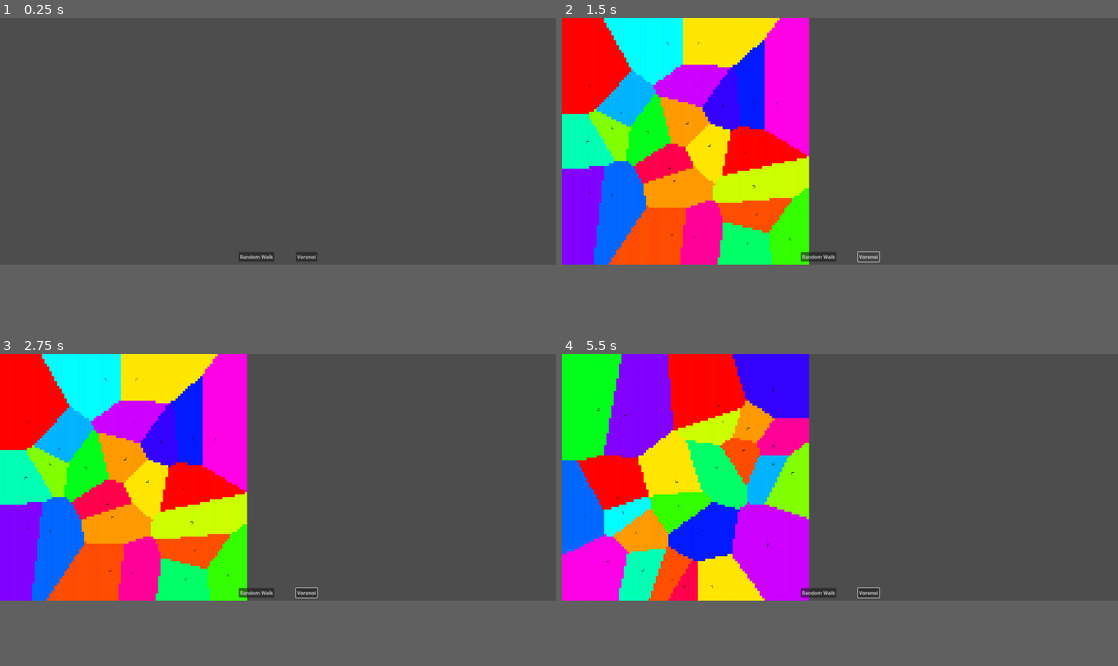
Above: before the commit, frames 1-4 (two rows, left to right).
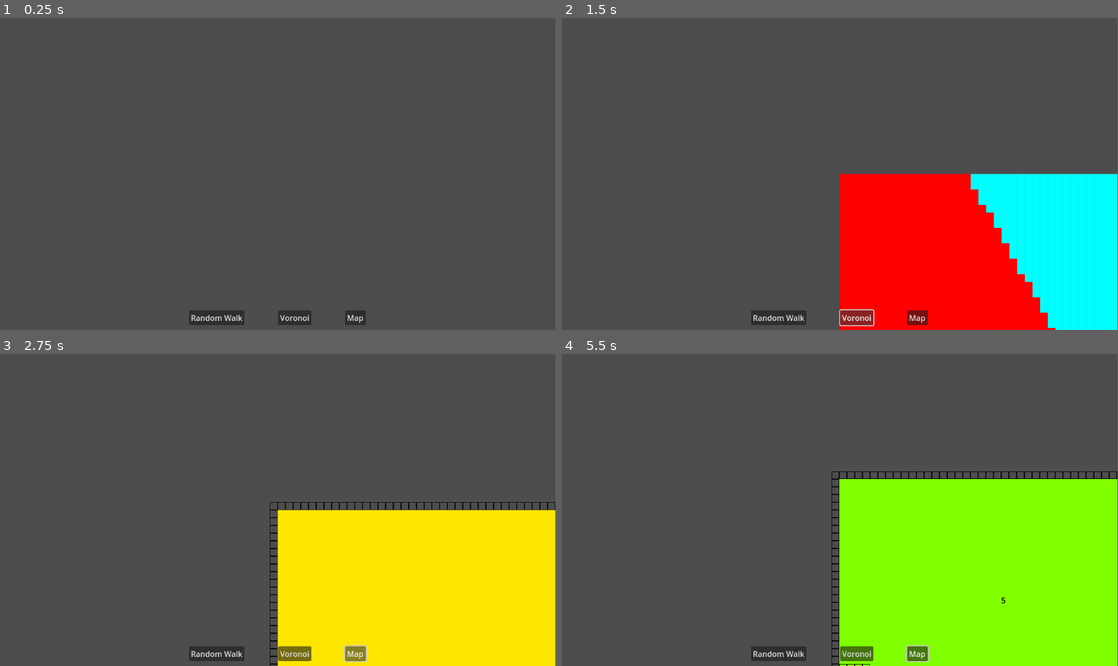
Above: after the commit, the same moments.

Repository: Diegodmbot/TFG-Procedural_Content_Generation_Godot
Game: Godot game, scene res://scenes/main.tscn
Same seed, same stepped clock (60 frames per second), same inputs: the game is played once before the commit and once after it. The engine's default icon, where the game draws it, is replaced by a stand-in: a white triangle on a blue panel in a dark square.
Inputs (mouse positions are in pixels of both pictures, inside the frame that each line leads up to):
- Up to frame 1 (0.25 s): no input
- Up to frame 2 (1.5 s): click "Random Walk" at 0.5 s; click "Voronoi" at 1.25 s
- Up to frame 3 (2.75 s): click (355, 591) at 2 s, where only the run after the commit has a clickable "Map"
- Up to frame 4 (5.5 s): tap Enter at 2.75, 4.25 s; move the mouse to (962, 466) at 2.77 s; hold Right (move_right) 2.78-3.5 s; tap O at 2.85, 4.35 s; click (962, 466) at 2.92 s; tap Space at 3.5, 5 s; drag from (728, 488) to (812, 525) at 3.52 s; move the mouse to (895, 422) at 4.27 s; hold Right (move_right) 4.28-5 s; click (895, 422) at 4.42 s; drag from (812, 525) to (673, 441) at 5.02 s
In our replay, the window is 800x355 before the commit and 799x449 after it. These sizes can differ from the game's own. Grey fills any space a smaller window leaves; there, only what the larger window draws over its background counts as a difference.

The runs differ from the first frame. In frame 1, 1.1% of the frame differs, in the area x 34-66%, y 75-99%; in frame 2, 61%; in frame 3, 61%; in frame 4, 66%, in the area x 0-100%, y 0-100%.

Commit message:
Arbol de habitaciones creado

Diff:
--- /dev/null
+++ b/DragCamera.gd
@@ -0,0 +1,26 @@
+extends Camera2D
+
+var is_dragging = false
+var starting_position
+var mouse_starting_position
+var ZOOM_ADDED = Vector2(0.3,0.3)
+
+func _ready():
+	set_process_input(true)
+
+func _input(event):
+
+	if event is InputEventMouseButton:
+		if event.is_pressed():
+			is_dragging = true
+			starting_position = position
+			mouse_starting_position = event.position
+			if event.button_index == MOUSE_BUTTON_WHEEL_UP:
+				zoom += ZOOM_ADDED
+			if event.button_index == MOUSE_BUTTON_WHEEL_DOWN:
+				var new_zoom = zoom - ZOOM_ADDED
+				zoom = new_zoom if new_zoom > Vector2.ZERO else Vector2(0.1, 0.1)
+		else:
+			is_dragging = false
+	elif event is InputEventMouseMotion and is_dragging:
+		position = starting_position - zoom * (event.position - mouse_starting_position)
--- a/project.godot
+++ b/project.godot
@@ -14,12 +14,6 @@
 run/main_scene="res://scenes/main.tscn"
 config/features=PackedStringArray("4.2", "Forward Plus")
 config/icon="res://assets/icon.svg"
-
-[display]
-
-window/size/viewport_width=1800
-window/size/viewport_height=800
-window/size/mode=2
 
 [editor]
 
--- a/resources/BasicTileSet.tres
+++ b/resources/BasicTileSet.tres
@@ -1,8 +1,9 @@
-[gd_resource type="TileSet" load_steps=7 format=3 uid="uid://doy775txj6olx"]
+[gd_resource type="TileSet" load_steps=9 format=3 uid="uid://doy775txj6olx"]
 
 [ext_resource type="Texture2D" uid="uid://dtjly41cvvg4p" path="res://assets/SimpleTiles.png" id="1_kblpw"]
 [ext_resource type="Texture2D" uid="uid://srwtpf1iduxs" path="res://assets/unnamed.png" id="2_15brt"]
 [ext_resource type="Texture2D" uid="uid://cquddmav7hgs1" path="res://assets/border.png" id="3_elf55"]
+[ext_resource type="Texture2D" uid="uid://c5ikxchpg6dqj" path="res://assets/Sprite-0001.png" id="4_mokec"]
 
 [sub_resource type="TileSetAtlasSource" id="TileSetAtlasSource_gh201"]
 texture = ExtResource("1_kblpw")
@@ -109,6 +110,12 @@
 0:0/0/physics_layer_0/linear_velocity = Vector2(0, 0)
 0:0/0/physics_layer_0/angular_velocity = 0.0
 
+[sub_resource type="TileSetAtlasSource" id="TileSetAtlasSource_qroai"]
+texture = ExtResource("4_mokec")
+0:0/0 = 0
+0:0/0/physics_layer_0/linear_velocity = Vector2(0, 0)
+0:0/0/physics_layer_0/angular_velocity = 0.0
+
 [resource]
 physics_layer_0/collision_layer = 1
 terrain_set_0/mode = 2
@@ -121,3 +128,4 @@
 sources/0 = SubResource("TileSetAtlasSource_gh201")
 sources/1 = SubResource("TileSetAtlasSource_oo134")
 sources/2 = SubResource("TileSetAtlasSource_pysth")
+sources/6 = SubResource("TileSetAtlasSource_qroai")
--- /dev/null
+++ b/scenes/drag_camera.tscn
@@ -0,0 +1,8 @@
+[gd_scene load_steps=2 format=3 uid="uid://blm53jygasxpi"]
+
+[ext_resource type="Script" path="res://DragCamera.gd" id="1_48xw1"]
+
+[node name="DragCamera" type="Camera2D"]
+drag_horizontal_enabled = true
+drag_vertical_enabled = true
+script = ExtResource("1_48xw1")
--- a/scenes/main.gd
+++ b/scenes/main.gd
@@ -3,6 +3,12 @@
 
 var random_walk_scene = preload("res://scenes/random_walker_room.tscn")
 var voronoi_diagram_scene = preload("res://scenes/voronoi_room.tscn")
+var map_scene = preload("res://scenes/map.tscn")
+
+func clear():
+	for node in $Rooms.get_children():
+		node.queue_free()
+
 
 func _on_button_pressed():
 	clear()
@@ -16,6 +22,7 @@
 	$Rooms.add_child(voronoi_instance)
 
 
-func clear():
-	for node in $Rooms.get_children():
-		node.queue_free()
+func _on_button_3_pressed():
+	clear()
+	var map_instance = map_scene.instantiate()
+	$Rooms.add_child(map_instance)
--- a/scenes/main.tscn
+++ b/scenes/main.tscn
@@ -1,6 +1,7 @@
-[gd_scene load_steps=2 format=3 uid="uid://dk7q1dn0buwnx"]
+[gd_scene load_steps=3 format=3 uid="uid://dk7q1dn0buwnx"]
 
 [ext_resource type="Script" path="res://scenes/main.gd" id="1_k032e"]
+[ext_resource type="PackedScene" uid="uid://blm53jygasxpi" path="res://scenes/drag_camera.tscn" id="2_3o0wd"]
 
 [node name="Main" type="Node2D"]
 script = ExtResource("1_k032e")
@@ -33,7 +34,17 @@
 size_flags_vertical = 8
 text = "Voronoi"
 
+[node name="Button3" type="Button" parent="UI/MarginContainer/HBoxContainer"]
+layout_mode = 2
+size_flags_horizontal = 4
+size_flags_vertical = 8
+text = "Map"
+
 [node name="Rooms" type="Node2D" parent="."]
+
+[node name="DragCamera" parent="." instance=ExtResource("2_3o0wd")]
 
 [connection signal="pressed" from="UI/MarginContainer/HBoxContainer/Button" to="." method="_on_button_pressed"]
 [connection signal="pressed" from="UI/MarginContainer/HBoxContainer/Button2" to="." method="_on_button_2_pressed"]
+[connection signal="pressed" from="UI/MarginContainer/HBoxContainer/Button3" to="." method="_on_button_2_pressed"]
+[connection signal="pressed" from="UI/MarginContainer/HBoxContainer/Button3" to="." method="_on_button_3_pressed"]
--- a/scenes/map.gd
+++ b/scenes/map.gd
@@ -2,36 +2,69 @@
 
 @onready var voronoi_diagram_component = $VoronoiDiagramComponent
 @onready var tile_map = $TileMap
+@onready var rooms = $Rooms
 
-var rooms : Array[Room]
+var room_scene = preload("res://scenes/room.tscn")
 var adjacent_rooms
 
 
 func _ready():
-	var map = voronoi_diagram_component.voronoi_diagram()
-	for room in map:
-		var new_room = Room.new(room["id"], room["coords"], room["citizens"])
-		rooms.append(new_room)
-	for room in rooms:
-		room.set_walls()
+	generate_rooms()
+	generate_walls()
+	find_adjacent_rooms()
+	set_doors()
 	draw_map()
 
 
-func find_mst():
-	for room in rooms:
-		pass
-		# mirar cada wall y buscar si en las posiciones anexas (NSEW)
-		# Si la posicion entra dentro de los bordes del mapa hay un muro de otra habitación
-		# guardar esas coordenadas y buscar a que habitación pertenece
+func generate_rooms():
+	var map = voronoi_diagram_component.voronoi_diagram()
+	for room in map:
+		var room_instance = room_scene.instantiate()
+		rooms.add_child(room_instance)
+		room_instance.set_room(room["id"], room["coords"], room["citizens"])
 
 
+func generate_walls():
+	for room in rooms.get_children():
+		room.set_area_borders()
+
+
+#refactor
+func find_adjacent_rooms():
+	for room in rooms.get_children():
+		for other_room in rooms.get_children():
+			if room != other_room:
+				if is_adjacent_room(room, other_room):
+					room.add_neighbor(other_room.id)
+
+
+func is_adjacent_room(room: Room, other_room: Room):
+	for wall in room.get_area_borders():
+		if is_adjacent_point(wall, other_room):
+			return true
+	return false
+
+
+func is_adjacent_point(point: Vector2, room: Room):
+	for wall in room.get_area_borders():
+		if point.distance_to(wall) <= 1:
+			return true
+	return false
+
+
+func create_path():
+	# eliminar algunos de los vecino de cada habitación
+	pass
+
+
+func set_doors():
+	pass
 
 
 func draw_map():
-	for room in rooms:
+	for room in rooms.get_children():
 		var tile_coords = Vector2(room.id,3)
 		for citizen in room.citizens:
 			tile_map.set_cell(0, citizen, 1, tile_coords)
-		for wall in room.get_walls():
+		for wall in room.get_area_borders():
 			tile_map.set_cell(1, wall, 2, Vector2(0,0))
-		tile_map.set_cell(1, room.coords, 2, Vector2(0,0))
--- a/scenes/map.tscn
+++ b/scenes/map.tscn
@@ -8,6 +8,7 @@
 script = ExtResource("1_f80va")
 
 [node name="VoronoiDiagramComponent" parent="." instance=ExtResource("2_2lup3")]
+points_limit = 10
 borders = Rect2(0, 0, 100, 100)
 
 [node name="TileMap" type="TileMap" parent="."]
@@ -17,7 +18,4 @@
 layer_1/name = "Mark"
 layer_1/tile_data = PackedInt32Array()
 
-[node name="Camera2D" type="Camera2D" parent="."]
-position = Vector2(-640, -256)
-anchor_mode = 0
-zoom = Vector2(0.7, 0.7)
+[node name="Rooms" type="Node2D" parent="."]
--- a/scenes/room.gd
+++ b/scenes/room.gd
@@ -1,30 +1,50 @@
 extends Node2D
 class_name Room
+
+@onready var label = %Label
 
 var id: int
 var coords: Vector2
 var citizens: Array
-var adjacent_rooms: Array[int]
-var walls = []
+var area_borders = []
+var neighbors = []
+var avaible_doors: Array[Dictionary] # {"id": int, "walls": Array[Vector2]}
 
 
-func _init(id: int, coords: Vector2, citizens: Array):
+func set_room(id: int, coords: Vector2, citizens: Array):
 	self.id = id
 	self.coords = coords
 	self.citizens = citizens
+	label.text = str(id)
+	label.position = coords * 16
 
 
-func set_walls():
+func add_neighbor(room: int):
+	neighbors.append(room)
+
+
+func set_area_borders():
 	for point in citizens:
 		for i in 8:
 			var rotation = (i+1)*PI/4
 			var wall = point + Vector2.RIGHT.rotated(rotation).round()
 			if not citizens.has(wall):
-				walls.append({"id": self.id, "coords" : wall})
+				area_borders.append({"id": self.id, "coords" : wall})
 
 
-func get_walls():
-	var walls_coords = []
-	for wall in walls:
-		walls_coords.append(wall["coords"])
-	return walls_coords
+func get_area_borders():
+	var area_borders_coords = []
+	for wall in area_borders:
+		area_borders_coords.append(wall["coords"])
+	return area_borders_coords
+
+
+func add_avaible_door(room_id: int, wall: Vector2):
+	var room_found = false
+	for room in avaible_doors:
+		if room.find_key("id") == room_id:
+			room_found = true
+			room["walls"].append(wall)
+	if room_found == false:
+		var new_room = {"id": room_id, "walls": Array([wall])}
+		avaible_doors.append(new_room)
--- a/scenes/room.tscn
+++ b/scenes/room.tscn
@@ -4,3 +4,10 @@
 
 [node name="Room" type="Node2D"]
 script = ExtResource("1_2xd1g")
+
+[node name="Label" type="Label" parent="."]
+unique_name_in_owner = true
+offset_right = 16.0
+offset_bottom = 23.0
+theme_override_colors/font_color = Color(0, 0, 0, 1)
+text = "0"
--- a/scenes/test.gd
+++ b/scenes/test.gd
@@ -2,11 +2,6 @@
 
 
 func _ready():
-	var a = Vector2(2,3)
-	var b = Vector2(5,5)
-	var distance = abs(a.x - b.x) + abs(a.y - b.y)
-	var distance1 = pow((pow(b.x - a.x, 2) + pow(b.y - a.y, 2)), 1/2.0)
-	var distance2 = a.distance_to(b)
-	print("manhattan: " + str(distance))
-	print("euclidean: " + str(distance1))
-	print("method: " + str(distance2))
+	var arr: Array[Array]
+	arr.append([Vector2.ZERO,Vector2.ONE])
+	print(arr[0][1])
Binary file added: assets/Sprite-0001.png
Not shown, added: assets/Sprite-0001.png.import
